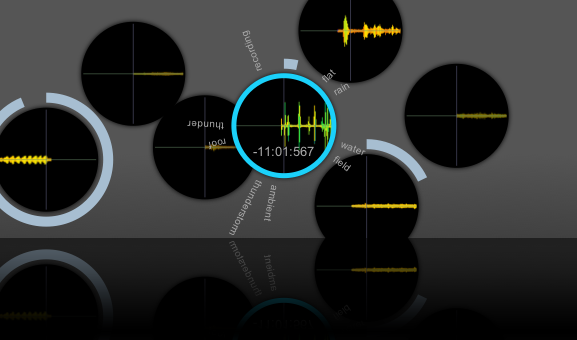
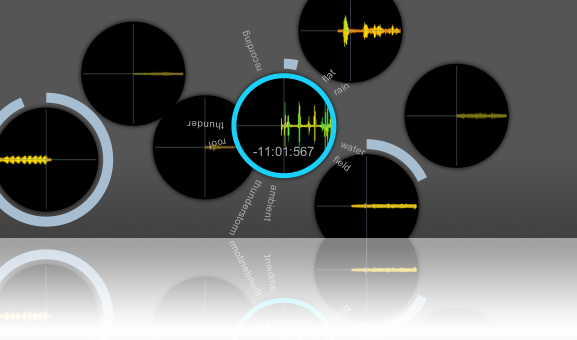
Layered file, before and after one edit (577×340). Changes by layer:
painted on "Layer 2" over <box>0,238,577,340</box>
